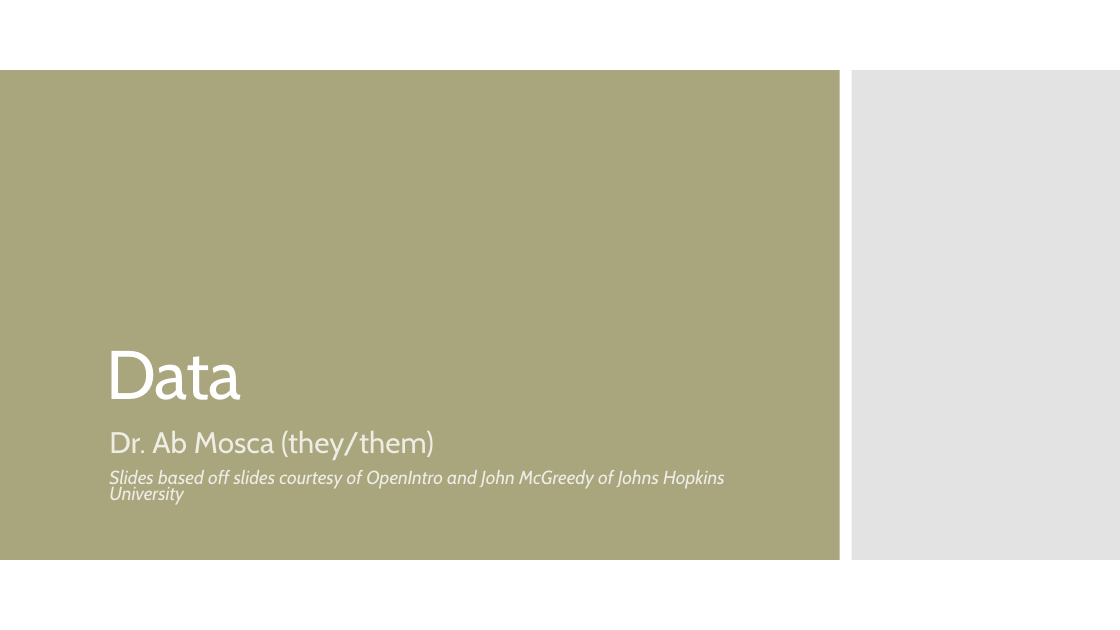
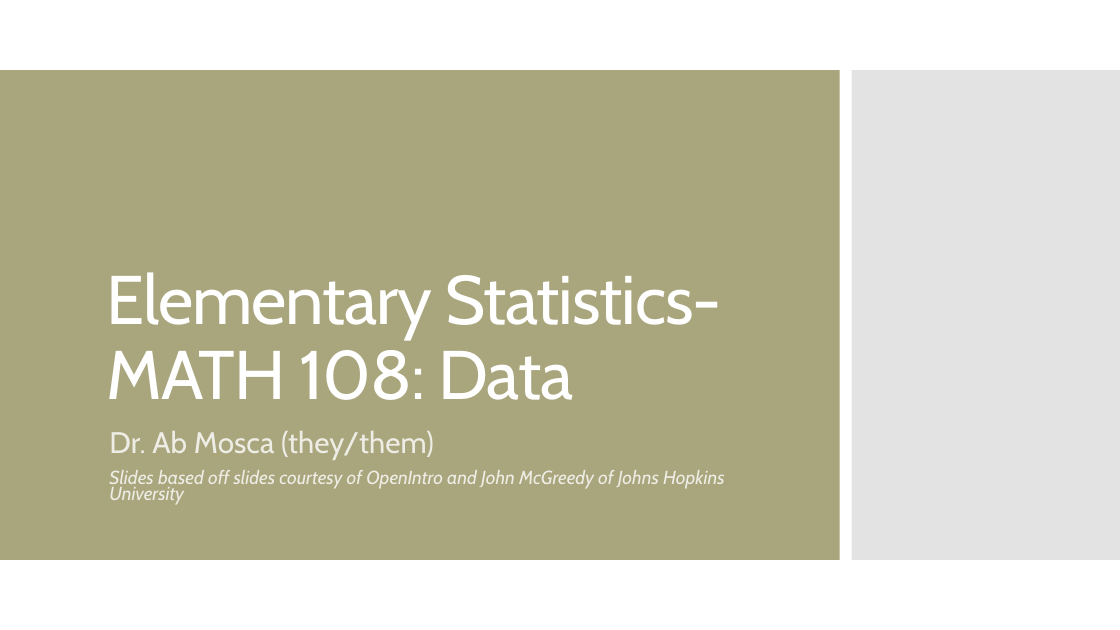
Before and after one commit to amosca01/MATH108-F23, a slide deck: slide 1 of slides/03-data.pptx. Drawn at 1120x630 pixels with LibreOffice and Linux fonts; fonts in the diff are those of the drawing. Boxes give left, top, right and bottom in pixels: in the first picture for what was removed or moved away, otherwise in the second. Text is boxed around its words. In the diff, an @@ line names an element or a change of style, - is before the commit and + after.

```diff
--- a/slides/03-data.pptx
+++ b/slides/03-data.pptx
@@ title at (x1=107, y1=272, x2=722, y2=400): text changed @@
-Data
+Elementary Statistics-MATH 108: Data
```
Also in this commit, not shown: 4 other files.
